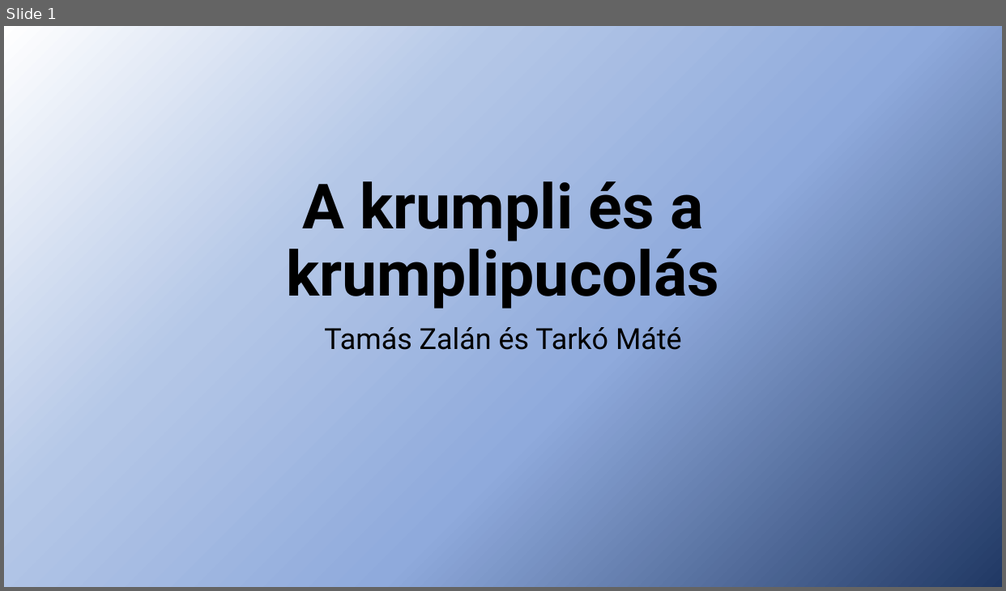
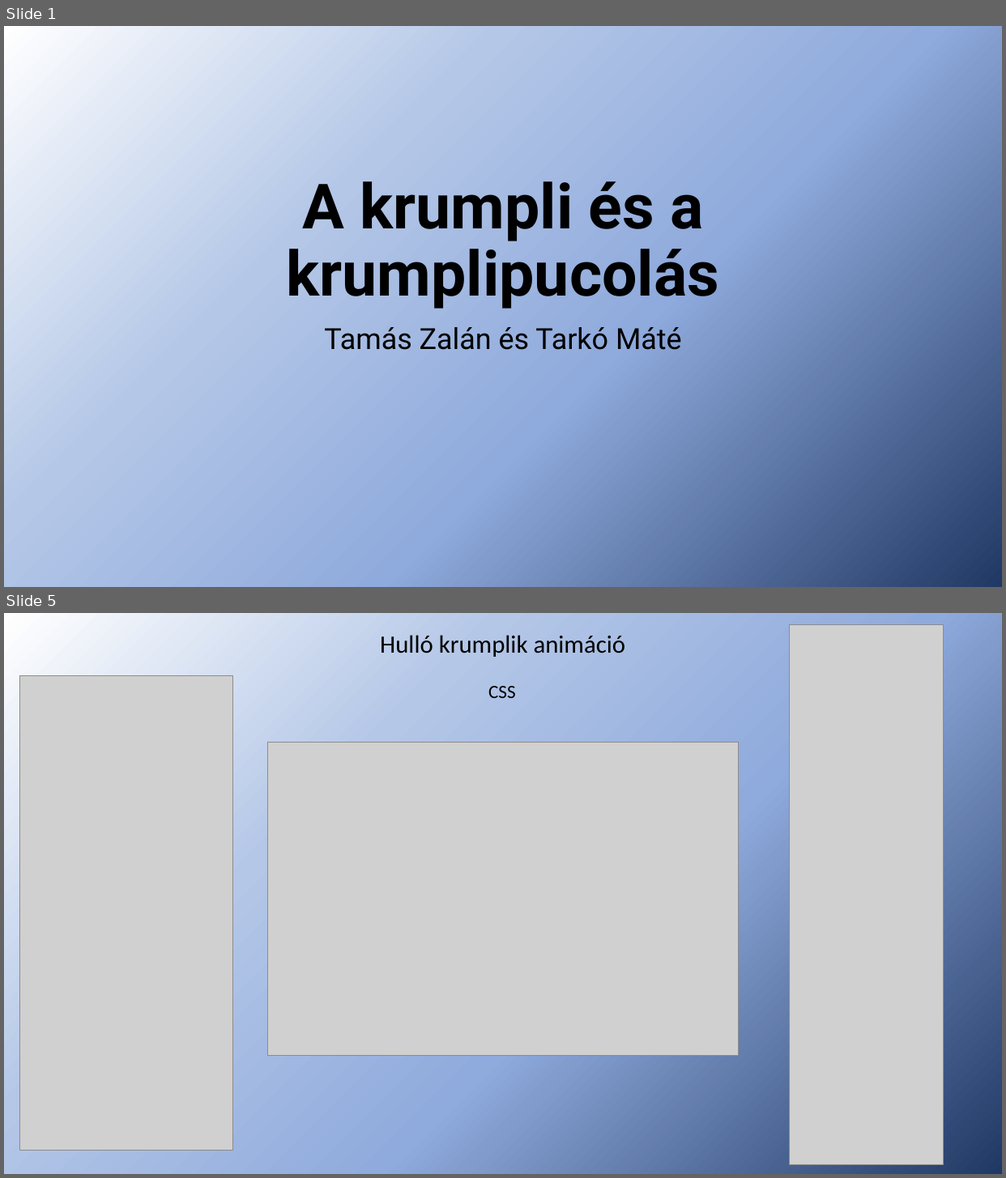
Before and after one commit to tamaszalanckik/beadando, a slide deck: A krumpli és a krumplipucolás.pptx. Shown one above the other, each under a label of ours: slide 1 before the commit, slides 1 and 5 after it; the slides between them are not shown. The pictures are 1006x591 and 1006x1178 pixels, drawn with LibreOffice and Linux fonts; fonts in the diff are those of the drawing; grey boxes stand for pictures. Boxes give left, top, right and bottom in pixels: in the first picture for what was removed or moved away, otherwise in the second. Text is boxed around its words. In the diff, an @@ line names an element or a change of style, - is before the commit and + after.

```diff
--- a/A krumpli és a krumplipucolás.pptx
+++ b/A krumpli és a krumplipucolás.pptx
@@ slide 5 added at (4, 613, 1002, 1174), background gradient #FFFFFF to #B4C7E7 to #8FAADC to #203864 @@
@@ text added at (380, 635, 626, 657), 24 pt, text #000000 @@
+Hulló krumplik animáció
@@ picture added at (790, 624, 943, 1165) @@
@@ picture added at (19, 676, 232, 1151) @@
@@ text added at (488, 686, 515, 698), 18 pt, text #000000 @@
+CSS
@@ picture added at (268, 743, 739, 1056) @@
```
Also in this commit, not shown: 4 other slides added, 9 slides removed, 1 other file.
